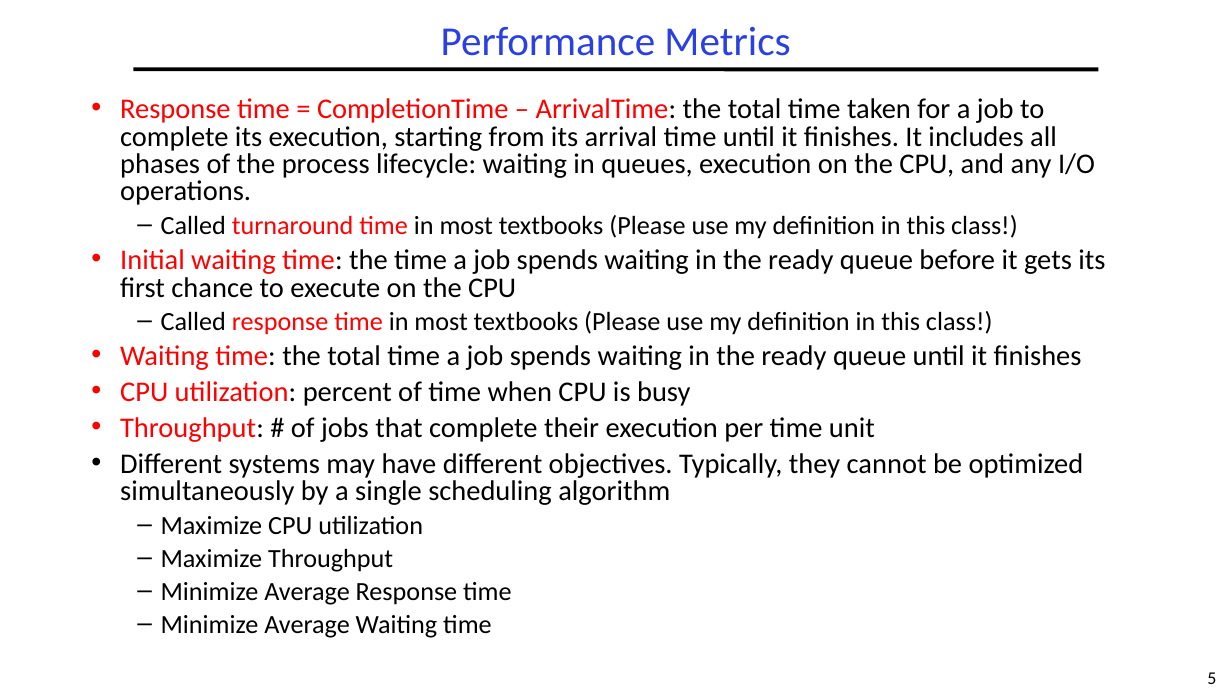
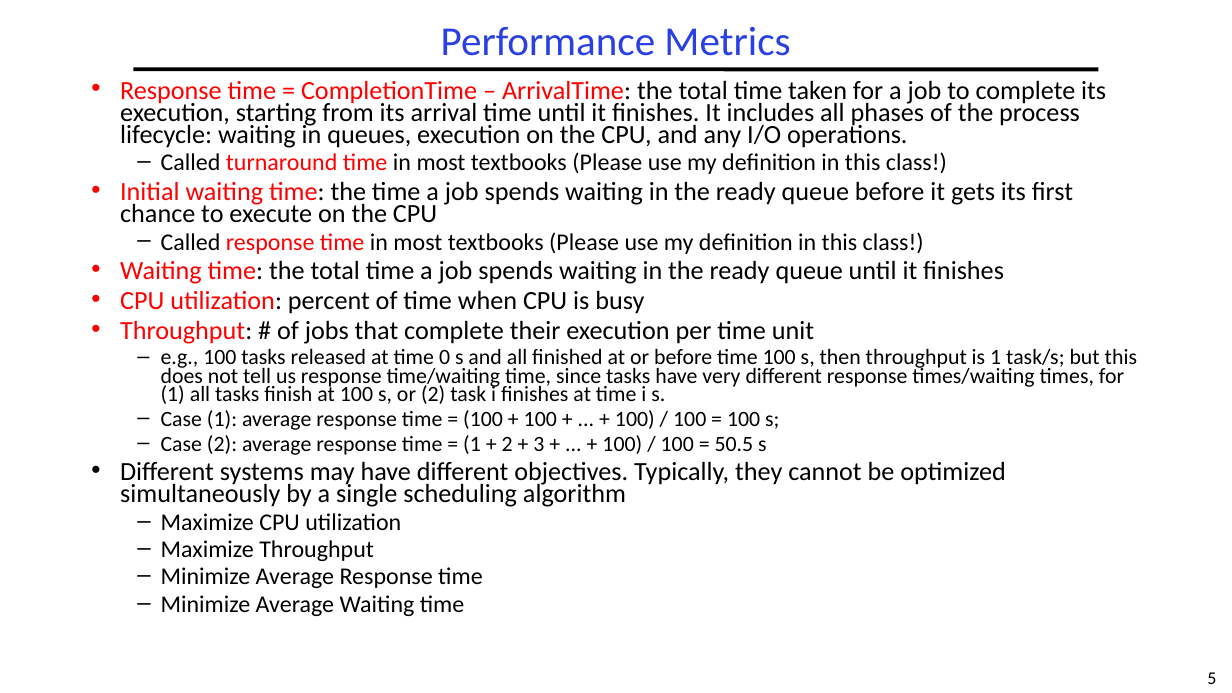
Before and after one commit to guhofstra/CSC112Fa26, a slide deck: slide 5 of PPTs/L5-Scheduling.pptx. Drawn at 1232x693 pixels with LibreOffice and Linux fonts; fonts in the diff are those of the drawing. Boxes give left, top, right and bottom in pixels: in the first picture for what was removed or moved away, otherwise in the second. Text is boxed around its words. In the diff, an @@ line names an element or a change of style, - is before the commit and + after.

```diff
--- a/PPTs/L5-Scheduling.pptx
+++ b/PPTs/L5-Scheduling.pptx
@@ text "Response time = CompletionTime – ...": place and size @@
-text "Response time = CompletionTime – ..." at <box>120,98,1105,638</box>
+text "Response time = CompletionTime – ..." at <box>120,80,1137,616</box>
@@ text at <box>120,80,1106,616</box>: size 22.2 to 20.4 pt in "Response time = CompletionTime – ArrivalTime: the ...", "Initial waiting time: the time a job ...", "Waiting time: the total time a job ...", "CPU utilization: percent of time when CPU ..." and 2 more places; size 20.4 to 18.7 pt in "Called turnaround time in most textbooks (Please ...", "Called response time in most textbooks (Please ...", "Maximize CPU utilization", "Maximize Throughput" and 2 more places; line spacing 0.8 to 0.7 @@
@@ text at <box>161,349,1137,455</box>: paragraphs added @@
+  – e.g., 100 tasks released at time 0 s and all finished at or before time 100 s, then throughput is 1 task/s; but this does not tell us response time/waiting time, since tasks have very different response times/waiting times, for (1) all tasks finish at 100 s, or (2) task i finishes at time i s.
+  – Case (1): average response time = (100 + 100 + ... + 100) / 100 = 100 s;
+  – Case (2): average response time = (1 + 2 + 3 + ... + 100) / 100 = 50.5 s
```
Also in this commit, not shown: 8 other slides changed, 1 slide added, 2 other files.
